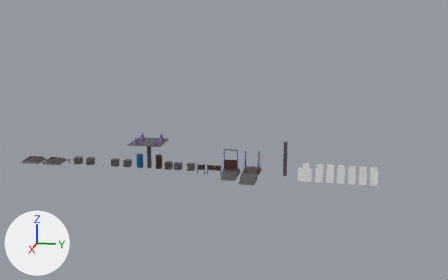
An edit to the FBX model models/FoundationEBF.fbx, drawn before and after from the same camera.
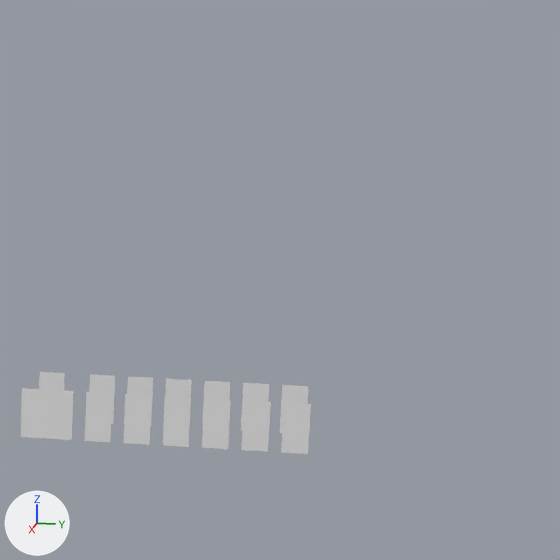
Old and new are each drawn whole from a 50 mm camera at (163.2, 46.6, 53.0) aimed at (-10.1, 11.9, 9.7) and again close up on the part from 65% to 100% of the width and 21% to 77% of the height. Every picture has the same lights, and +X, +Y and +Z are marked at lower left. Objects named as collision shapes, trigger or cutter boxes, shadow casters or lower levels of detail are left out. Where no turn or scale is listed for an object, it has been applied to the vertices.

Objects in the first close-up: 'DefaultDecimal', 'DefaultMinus', 'DefaultOne', 'DefaultPlus', 'DefaultTwo', 'DefaultUnit', 'DefaultZero'.
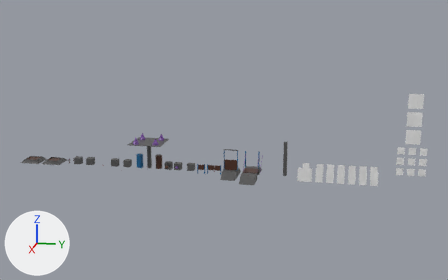
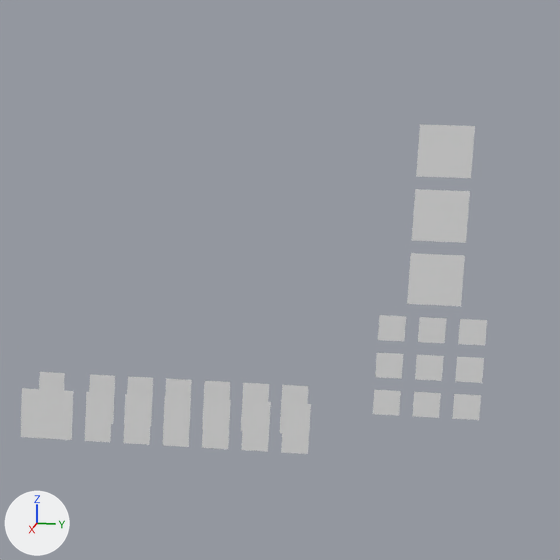
Boxes (x1, y1, x2, y2) around the edits, measured in the close-ups (560 x 560 px):
'LOD_0123', added: after (407, 124, 475, 306)
'LOD_012', added: after (373, 315, 487, 420)

Diff of the bpy script that builds the scene:
```diff
--- a/models/FoundationEBF.fbx.py
+++ b/models/FoundationEBF.fbx.py
@@ me_plane_088 @@
+me_plane_088.from_pydata(...)  # 147 vertices, 108 faces; spans x 0.0, y -2.0..2.0, z -10.0..4.0
+me_plane_088.materials.append(mat_material_nine)  # white #e7e7e7
@@ me_plane_083 @@
+me_plane_083.from_pydata(...)  # 441 vertices, 324 faces; spans x 0.0, y -1.0..7.0, z -6.0..2.0
+me_plane_083.materials.append(mat_material_nine)  # white #e7e7e7
@@ ob_lod_0123 @@
+ob_lod_0123 = bpy.data.objects.new('LOD_0123', me_plane_088)
+ob_lod_0123.location = (-10.0, 65.0, 21.0)
@@ ob_lod_012 @@
+ob_lod_012 = bpy.data.objects.new('LOD_012', me_plane_083)
+ob_lod_012.location = (-10.0, 62.0, 8.0)
```
